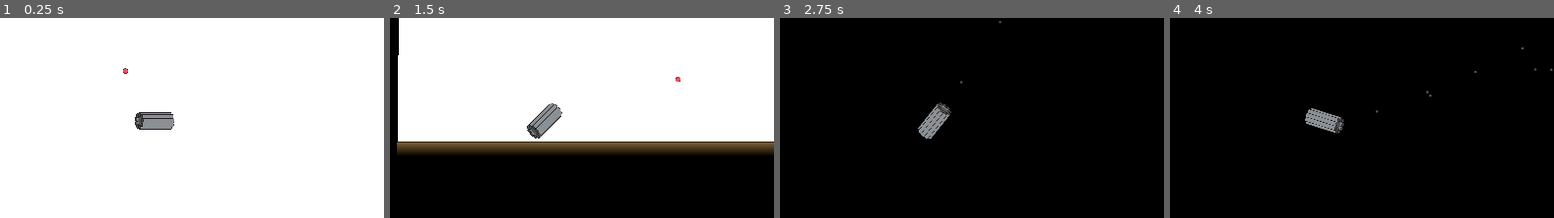
Above: before the commit, frames 1-4 (left to right).
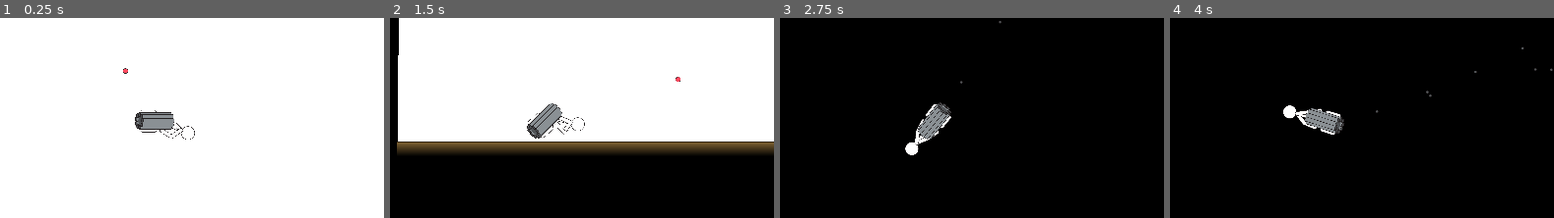
Above: after the commit, the same moments.

Repository: SmallConfusion/The-Gatler
Game: Godot game, scene res://scenes/levels/level_1.tscn
Same seed, same stepped clock (60 frames per second), same inputs: the game is played once before the commit and once after it. The engine's default icon, where the game draws it, is replaced by a stand-in: a white triangle on a blue panel in a dark square.
Inputs (mouse positions are % of the whole screen's width and height, from its top left):
- Up to frame 1 (0.25 s): no input
- Up to frame 2 (1.5 s): move the mouse to (71, 50) at 0.52 s; press the mouse at (71, 50) at 0.53 s; move the mouse to (28, 61) at 1.27 s; release the mouse at (28, 61) at 1.28 s; click (28, 61) at 1.35 s
- Up to frame 3 (2.75 s): move the mouse to (59, 31) at 2.02 s; press the mouse at (59, 31) at 2.03 s
- Up to frame 4 (4 s): move the mouse to (44, 77) at 2.77 s; release the mouse at (44, 77) at 2.78 s; click (44, 77) at 2.85 s; move the mouse to (79, 72) at 3.52 s; press the mouse at (79, 72) at 3.53 s
The pictures show only the part of the screen within x 29-79%, y 29-79%; the shares and areas given below are measured in that part.

The runs differ from the first frame. In frame 1, 0.1% of the frame differs, in the area x 36-51%, y 46-61%; in frame 2, 0.1%; in frame 3, 0.5%, in the area x 32-45%, y 43-69%; in frame 4, 0.5%.

Commit message:
Added skeleton and player

Diff:
--- a/src/project.godot
+++ b/src/project.godot
@@ -25,6 +25,10 @@
 window/stretch/mode="canvas_items"
 window/size/window_height_override.release=0
 window/size/window_width_override.release=0
+
+[editor_plugins]
+
+enabled=PackedStringArray()
 
 [importer_defaults]
 
--- a/src/scenes/objects/player.tscn
+++ b/src/scenes/objects/player.tscn
@@ -1,6 +1,7 @@
-[gd_scene load_steps=13 format=3 uid="uid://dxfytd662m1kl"]
+[gd_scene load_steps=14 format=3 uid="uid://dxfytd662m1kl"]
 
 [ext_resource type="Script" path="res://scripts/objects/player.gd" id="1_6snto"]
+[ext_resource type="PackedScene" uid="uid://c5sjqlc2chtq" path="res://scenes/stickman.tscn" id="2_ycj2h"]
 [ext_resource type="Script" path="res://scripts/components/gun.gd" id="3_exkqj"]
 [ext_resource type="Texture2D" uid="uid://cx4kufotll54o" path="res://sprites/barrel.svg" id="4_mu68i"]
 [ext_resource type="Script" path="res://scripts/components/hitbox.gd" id="5_mnns8"]
@@ -19,7 +20,7 @@
 height = 88.0
 
 [sub_resource type="RectangleShape2D" id="RectangleShape2D_ws7u3"]
-size = Vector2(60, 40)
+size = Vector2(108, 40)
 
 [node name="Player" type="RigidBody2D"]
 rotation = 1.5708
@@ -29,6 +30,28 @@
 linear_damp = 0.5
 angular_damp = 1e+10
 script = ExtResource("1_6snto")
+
+[node name="Skeleton2D" parent="." instance=ExtResource("2_ycj2h")]
+position = Vector2(-67, 0.000242539)
+rotation = -1.5708
+
+[node name="LowerSpineBone2D" parent="Skeleton2D" index="0"]
+position = Vector2(0.000193119, 54)
+
+[node name="LeftArmTarget" parent="Skeleton2D" index="1"]
+position = Vector2(20.0002, 52.9999)
+
+[node name="RightArmTarget" parent="Skeleton2D" index="2"]
+position = Vector2(-19.9998, 53.0001)
+
+[node name="LeftLegTarget" parent="Skeleton2D" index="3"]
+position = Vector2(20.0003, 94.9999)
+
+[node name="RightLegTarget" parent="Skeleton2D" index="4"]
+position = Vector2(-19.9997, 95.0001)
+
+[node name="HeadTarget" parent="Skeleton2D" index="5"]
+position = Vector2(-0.000325441, -91)
 
 [node name="Node2D" type="Node2D" parent="."]
 y_sort_enabled = true
@@ -43,7 +66,7 @@
 
 [node name="Sprite2D2" type="Sprite2D" parent="Node2D"]
 y_sort_enabled = true
-position = Vector2(13.9763, -0.407502)
+position = Vector2(12.9858, 2.61581)
 scale = Vector2(0.3, 0.3)
 texture = ExtResource("4_mu68i")
 script = ExtResource("8_rhdoc")
@@ -51,7 +74,7 @@
 
 [node name="Sprite2D3" type="Sprite2D" parent="Node2D"]
 y_sort_enabled = true
-position = Vector2(11.2303, 4.17972)
+position = Vector2(6.58485, 6.17737)
 scale = Vector2(0.3, 0.3)
 texture = ExtResource("4_mu68i")
 script = ExtResource("8_rhdoc")
@@ -59,7 +82,7 @@
 
 [node name="Sprite2D4" type="Sprite2D" parent="Node2D"]
 y_sort_enabled = true
-position = Vector2(3.22957, 6.8112)
+position = Vector2(-2.89719, 6.84847)
 scale = Vector2(0.3, 0.3)
 texture = ExtResource("4_mu68i")
 script = ExtResource("8_rhdoc")
@@ -67,7 +90,7 @@
 
 [node name="Sprite2D5" type="Sprite2D" parent="Node2D"]
 y_sort_enabled = true
-position = Vector2(-6.28231, 6.25565)
+position = Vector2(-11.0236, 4.3151)
 scale = Vector2(0.3, 0.3)
 texture = ExtResource("4_mu68i")
 script = ExtResource("8_rhdoc")
@@ -75,7 +98,7 @@
 
 [node name="Sprite2D6" type="Sprite2D" parent="Node2D"]
 y_sort_enabled = true
-position = Vector2(-12.8546, 2.77301)
+position = Vector2(-13.9919, -0.23736)
 scale = Vector2(0.3, 0.3)
 texture = ExtResource("4_mu68i")
 script = ExtResource("8_rhdoc")
@@ -83,7 +106,7 @@
 
 [node name="Sprite2D" type="Sprite2D" parent="Node2D"]
 y_sort_enabled = true
-position = Vector2(-13.4121, -2.00715)
+position = Vector2(-10.4133, -4.67876)
 scale = Vector2(0.3, 0.3)
 texture = ExtResource("4_mu68i")
 script = ExtResource("8_rhdoc")
@@ -91,7 +114,7 @@
 
 [node name="Sprite2D7" type="Sprite2D" parent="Node2D"]
 y_sort_enabled = true
-position = Vector2(-7.69394, -5.84815)
+position = Vector2(-1.96217, -6.93091)
 scale = Vector2(0.3, 0.3)
 texture = ExtResource("4_mu68i")
 script = ExtResource("8_rhdoc")
@@ -99,7 +122,7 @@
 
 [node name="Sprite2D8" type="Sprite2D" parent="Node2D"]
 y_sort_enabled = true
-position = Vector2(1.62433, -6.95273)
+position = Vector2(7.4071, -5.94001)
 scale = Vector2(0.3, 0.3)
 texture = ExtResource("4_mu68i")
 script = ExtResource("8_rhdoc")
@@ -107,7 +130,7 @@
 
 [node name="Sprite2D9" type="Sprite2D" parent="Node2D"]
 y_sort_enabled = true
-position = Vector2(10.1826, -4.80405)
+position = Vector2(13.3105, -2.16972)
 scale = Vector2(0.3, 0.3)
 texture = ExtResource("4_mu68i")
 script = ExtResource("8_rhdoc")
@@ -132,6 +155,7 @@
 script = ExtResource("5_mnns8")
 
 [node name="CollisionShape2D2" type="CollisionShape2D" parent="Hitbox"]
+position = Vector2(-24, 0)
 shape = SubResource("RectangleShape2D_ws7u3")
 
 [node name="Health" type="Node" parent="."]
@@ -140,3 +164,5 @@
 
 [node name="Death" type="Node" parent="."]
 script = ExtResource("7_eu0sl")
+
+[editable path="Skeleton2D"]
--- /dev/null
+++ b/src/scenes/stickman.tscn
@@ -0,0 +1,216 @@
+[gd_scene load_steps=11 format=3 uid="uid://c5sjqlc2chtq"]
+
+[ext_resource type="Texture2D" uid="uid://be4af8gpjkbme" path="res://sprites/body_segment_full.svg" id="1_lwkrv"]
+[ext_resource type="Texture2D" uid="uid://dkwplyg4jchd7" path="res://sprites/body_segment_closed.svg" id="2_pby05"]
+[ext_resource type="Texture2D" uid="uid://d3t3ll2qb12ot" path="res://sprites/body_head.svg" id="3_yowgs"]
+[ext_resource type="Texture2D" uid="uid://gkvjds75h6p0" path="res://sprites/body_segment_open.svg" id="4_4gs11"]
+
+[sub_resource type="SkeletonModification2DFABRIK" id="SkeletonModification2DFABRIK_asgvj"]
+target_nodepath = NodePath("HeadTarget")
+fabrik_data_chain_length = 3
+joint_data/0/bone_index = 0
+joint_data/0/bone2d_node = NodePath("LowerSpineBone2D")
+joint_data/1/bone_index = 1
+joint_data/1/bone2d_node = NodePath("LowerSpineBone2D/UpperSpineBone2D")
+joint_data/1/magnet_position = Vector2(0, 0)
+joint_data/2/bone_index = 2
+joint_data/2/bone2d_node = NodePath("LowerSpineBone2D/UpperSpineBone2D/HeadBone2D")
+joint_data/2/magnet_position = Vector2(0, 0)
+joint_data/2/use_target_rotation = false
+
+[sub_resource type="SkeletonModification2DTwoBoneIK" id="SkeletonModification2DTwoBoneIK_odjx4"]
+target_nodepath = NodePath("LeftArmTarget")
+joint_one_bone_idx = 5
+joint_one_bone2d_node = NodePath("LowerSpineBone2D/UpperSpineBone2D/LeftUpperArmBone2D")
+joint_two_bone_idx = 6
+joint_two_bone2d_node = NodePath("LowerSpineBone2D/UpperSpineBone2D/LeftUpperArmBone2D/LeftForearmBone2D")
+
+[sub_resource type="SkeletonModification2DTwoBoneIK" id="SkeletonModification2DTwoBoneIK_vbboy"]
+target_nodepath = NodePath("RightArmTarget")
+flip_bend_direction = true
+joint_one_bone_idx = 3
+joint_one_bone2d_node = NodePath("LowerSpineBone2D/UpperSpineBone2D/RightUpperArmBone2D")
+joint_two_bone_idx = 4
+joint_two_bone2d_node = NodePath("LowerSpineBone2D/UpperSpineBone2D/RightUpperArmBone2D/RightForearmBone2D")
+
+[sub_resource type="SkeletonModification2DTwoBoneIK" id="SkeletonModification2DTwoBoneIK_hp03t"]
+target_nodepath = NodePath("LeftLegTarget")
+joint_one_bone_idx = 7
+joint_one_bone2d_node = NodePath("LowerSpineBone2D/LeftThighBone2D")
+joint_two_bone_idx = 8
+joint_two_bone2d_node = NodePath("LowerSpineBone2D/LeftThighBone2D/LeftLowerLegBone2D")
+
+[sub_resource type="SkeletonModification2DTwoBoneIK" id="SkeletonModification2DTwoBoneIK_gshun"]
+target_nodepath = NodePath("RightLegTarget")
+flip_bend_direction = true
+joint_one_bone_idx = 9
+joint_one_bone2d_node = NodePath("LowerSpineBone2D/RightThighBone2D")
+joint_two_bone_idx = 10
+joint_two_bone2d_node = NodePath("LowerSpineBone2D/RightThighBone2D/RightLowerLegBone2D")
+
+[sub_resource type="SkeletonModificationStack2D" id="SkeletonModificationStack2D_40lrg"]
+enabled = true
+modification_count = 5
+modifications/0 = SubResource("SkeletonModification2DFABRIK_asgvj")
+modifications/1 = SubResource("SkeletonModification2DTwoBoneIK_odjx4")
+modifications/2 = SubResource("SkeletonModification2DTwoBoneIK_vbboy")
+modifications/3 = SubResource("SkeletonModification2DTwoBoneIK_hp03t")
+modifications/4 = SubResource("SkeletonModification2DTwoBoneIK_gshun")
+
+[node name="Skeleton2D" type="Skeleton2D"]
+modification_stack = SubResource("SkeletonModificationStack2D_40lrg")
+
+[node name="LowerSpineBone2D" type="Bone2D" parent="."]
+position = Vector2(0, 65)
+scale = Vector2(0.3, 0.3)
+rest = Transform2D(0.3, 0, 0, 0.3, 0, 65)
+editor_settings/show_bone_gizmo = false
+metadata/_local_pose_override_enabled_ = true
+
+[node name="LowerSpine" type="Sprite2D" parent="LowerSpineBone2D"]
+texture = ExtResource("1_lwkrv")
+offset = Vector2(0, -43)
+
+[node name="UpperSpineBone2D" type="Bone2D" parent="LowerSpineBone2D"]
+position = Vector2(0, -86.6667)
+rotation = -3.14159
+rest = Transform2D(-1, -4.44253e-06, 4.44253e-06, -1, 0, -86.6667)
+editor_settings/show_bone_gizmo = false
+metadata/_local_pose_override_enabled_ = true
+
+[node name="UpperSpine" type="Sprite2D" parent="LowerSpineBone2D/UpperSpineBone2D"]
+texture = ExtResource("4_4gs11")
+offset = Vector2(0, 43)
+
+[node name="HeadBone2D" type="Bone2D" parent="LowerSpineBone2D/UpperSpineBone2D"]
+position = Vector2(1.35896e-05, 90)
+rotation = 3.14159
+rest = Transform2D(-1, 2.53518e-06, -2.53518e-06, -1, 1.35896e-05, 90)
+auto_calculate_length_and_angle = false
+length = 80.0
+bone_angle = -90.0
+editor_settings/show_bone_gizmo = false
+metadata/_local_pose_override_enabled_ = true
+
+[node name="Head" type="Sprite2D" parent="LowerSpineBone2D/UpperSpineBone2D/HeadBone2D"]
+texture = ExtResource("3_yowgs")
+offset = Vector2(0, -40)
+
+[node name="RightUpperArmBone2D" type="Bone2D" parent="LowerSpineBone2D/UpperSpineBone2D"]
+position = Vector2(-0.256619, 76.1606)
+rotation = -2.35619
+scale = Vector2(1, 1)
+rest = Transform2D(-0.707104, -0.707109, 0.707109, -0.707104, -0.256619, 76.1606)
+editor_settings/show_bone_gizmo = false
+metadata/_local_pose_override_enabled_ = true
+
+[node name="RightUpperArm" type="Sprite2D" parent="LowerSpineBone2D/UpperSpineBone2D/RightUpperArmBone2D"]
+texture = ExtResource("1_lwkrv")
+offset = Vector2(0, 43)
+
+[node name="RightForearmBone2D" type="Bone2D" parent="LowerSpineBone2D/UpperSpineBone2D/RightUpperArmBone2D"]
+position = Vector2(-0.538844, 84.6767)
+rotation = 3.14159
+rest = Transform2D(-1, 4.44253e-06, -4.44253e-06, -1, -0.392101, 89.1747)
+auto_calculate_length_and_angle = false
+length = 90.0
+bone_angle = -90.0
+editor_settings/show_bone_gizmo = false
+metadata/_local_pose_override_enabled_ = true
+
+[node name="RightForearm" type="Sprite2D" parent="LowerSpineBone2D/UpperSpineBone2D/RightUpperArmBone2D/RightForearmBone2D"]
+texture = ExtResource("2_pby05")
+offset = Vector2(0, -43)
+
+[node name="LeftUpperArmBone2D" type="Bone2D" parent="LowerSpineBone2D/UpperSpineBone2D"]
+position = Vector2(-0.256619, 76.1606)
+rotation = 2.35619
+scale = Vector2(1, 1)
+rest = Transform2D(-0.707104, 0.70711, -0.70711, -0.707104, -0.256619, 76.1606)
+editor_settings/show_bone_gizmo = false
+metadata/_local_pose_override_enabled_ = true
+
+[node name="LeftUpperArm" type="Sprite2D" parent="LowerSpineBone2D/UpperSpineBone2D/LeftUpperArmBone2D"]
+texture = ExtResource("1_lwkrv")
+offset = Vector2(0, 43)
+
+[node name="LeftForearmBone2D" type="Bone2D" parent="LowerSpineBone2D/UpperSpineBone2D/LeftUpperArmBone2D"]
+position = Vector2(0.392128, 84.4607)
+rotation = 3.14159
+rest = Transform2D(-1, 2.53518e-06, -2.53518e-06, -1, 0.392128, 84.4607)
+auto_calculate_length_and_angle = false
+length = 90.0
+bone_angle = 270.0
+editor_settings/show_bone_gizmo = false
+metadata/_local_pose_override_enabled_ = true
+
+[node name="LeftForearm" type="Sprite2D" parent="LowerSpineBone2D/UpperSpineBone2D/LeftUpperArmBone2D/LeftForearmBone2D"]
+texture = ExtResource("2_pby05")
+offset = Vector2(0, -43)
+
+[node name="LeftThighBone2D" type="Bone2D" parent="LowerSpineBone2D"]
+position = Vector2(0.256631, -6.16057)
+rotation = -0.785398
+scale = Vector2(1, 1)
+rest = Transform2D(0.707107, -0.707107, 0.707107, 0.707107, 0.256631, -6.16057)
+editor_settings/show_bone_gizmo = false
+metadata/_local_pose_override_enabled_ = true
+
+[node name="LeftThigh" type="Sprite2D" parent="LowerSpineBone2D/LeftThighBone2D"]
+texture = ExtResource("1_lwkrv")
+offset = Vector2(0, 43)
+
+[node name="LeftLowerLegBone2D" type="Bone2D" parent="LowerSpineBone2D/LeftThighBone2D"]
+position = Vector2(0.357849, 84.4949)
+rotation = 3.14159
+rest = Transform2D(-1, 2.53518e-06, -2.53518e-06, -1, 0.357849, 84.4949)
+auto_calculate_length_and_angle = false
+length = 90.0
+bone_angle = 270.0
+editor_settings/show_bone_gizmo = false
+metadata/_local_pose_override_enabled_ = true
+
+[node name="LeftLowerLeg" type="Sprite2D" parent="LowerSpineBone2D/LeftThighBone2D/LeftLowerLegBone2D"]
+texture = ExtResource("2_pby05")
+offset = Vector2(0, -43)
+
+[node name="RightThighBone2D" type="Bone2D" parent="LowerSpineBone2D"]
+position = Vector2(0.256631, -6.16057)
+rotation = 0.785398
+scale = Vector2(1, 1)
+rest = Transform2D(0.707107, 0.707107, -0.707107, 0.707107, 0.256631, -6.16057)
+editor_settings/show_bone_gizmo = false
+metadata/_local_pose_override_enabled_ = true
+
+[node name="RightThigh" type="Sprite2D" parent="LowerSpineBone2D/RightThighBone2D"]
+texture = ExtResource("1_lwkrv")
+offset = Vector2(0, 43)
+
+[node name="RightLowerLegBone2D" type="Bone2D" parent="LowerSpineBone2D/RightThighBone2D"]
+position = Vector2(0, 84.676)
+rotation = -3.14159
+rest = Transform2D(-1, -2.53518e-06, 2.53518e-06, -1, -0.357834, 89.209)
+auto_calculate_length_and_angle = false
+length = 90.0
+bone_angle = -90.0
+editor_settings/show_bone_gizmo = false
+metadata/_local_pose_override_enabled_ = true
+
+[node name="RightLowerLeg" type="Sprite2D" parent="LowerSpineBone2D/RightThighBone2D/RightLowerLegBone2D"]
+texture = ExtResource("2_pby05")
+offset = Vector2(0, -43)
+
+[node name="LeftArmTarget" type="Node2D" parent="."]
+position = Vector2(20, 54)
+
+[node name="RightArmTarget" type="Node2D" parent="."]
+position = Vector2(-33, 53)
+
+[node name="LeftLegTarget" type="Node2D" parent="."]
+position = Vector2(17, 107)
+
+[node name="RightLegTarget" type="Node2D" parent="."]
+position = Vector2(-17, 110)
+
+[node name="HeadTarget" type="Node2D" parent="."]
+position = Vector2(0, -18)
--- a/src/scripts/components/health.gd
+++ b/src/scripts/components/health.gd
@@ -3,8 +3,8 @@
 
 @export var health := 1.0
 
-func damage(damage : float):
-	health -= damage
+func damage(d : float):
+	health -= d
 
 	if health <= 0:
 		for sibling in get_parent().get_children():
--- a/src/scripts/components/hitbox.gd
+++ b/src/scripts/components/hitbox.gd
@@ -2,7 +2,14 @@
 class_name Hitbox
 
 
+@export var root_node : Node
+
+func _ready():
+	if not root_node:
+		root_node = get_parent()
+
+
 func hit(damage : float):
-	for sibling in get_parent().get_children():
+	for sibling in root_node.get_children():
 		if sibling is Health:
 			sibling.damage(damage)
--- a/src/scripts/objects/player.gd
+++ b/src/scripts/objects/player.gd
@@ -2,6 +2,9 @@
 
 const SPEED := 1600.0
 const ROTATION_CHANGE_FORCE := 8.
+
+
+
 
 func _physics_process(delta):
 	var pointing_direction := (get_global_mouse_position() - global_position)
@@ -21,3 +24,5 @@
 		$Gun.fire_cooldown()
 
 	apply_central_force(force)
+
+	$Skeleton2D/HeadTarget.global_position = lerp($Skeleton2D/HeadTarget.global_position, global_position + Vector2(100, 0).rotated((-pointing_direction).angle()), delta * 20)
--- /dev/null
+++ b/src/sprites/body_head.svg
@@ -0,0 +1 @@
+<?xml version="1.0" encoding="UTF-8"?><svg id="b" xmlns="http://www.w3.org/2000/svg" width="33" height="33" viewBox="0 0 33 33"><g id="c"><circle cx="16.5" cy="16.5" r="16" style="fill:#fff; stroke:#231f20; stroke-linecap:round; stroke-miterlimit:10;"/></g></svg>
--- /dev/null
+++ b/src/sprites/body_segment_closed.svg
@@ -0,0 +1 @@
+<?xml version="1.0" encoding="UTF-8"?><svg id="b" xmlns="http://www.w3.org/2000/svg" width="10" height="37" viewBox="0 0 10 37"><g id="c"><rect x="1" y="5" width="8" height="28" style="fill:#fff; stroke-width:0px;"/><path d="m9,33s0,4-4,4-4-4-4-4" style="fill:#fff; stroke-width:0px;"/><path d="m.5,5s0-4.5,4.5-4.5,4.5,4.5,4.5,4.5" style="fill:#fff; stroke:#231f20; stroke-miterlimit:10;"/><path d="m5,1C2.79,1,1,2.79,1,5h8c0-2.21-1.79-4-4-4Z" style="fill:none; stroke-width:0px;"/><rect x="1" y="5" width="8" height="28" style="fill:none; stroke-width:0px;"/><line x1="9.5" y1="33" x2="9.5" y2="5" style="fill:none; stroke:#231f20; stroke-miterlimit:10;"/><line x1=".5" y1="5" x2=".5" y2="33" style="fill:none; stroke:#231f20; stroke-miterlimit:10;"/><path d="m5,37c2.21,0,4-1.79,4-4H1c0,2.21,1.79,4,4,4Z" style="fill:none; stroke-width:0px;"/></g></svg>
--- /dev/null
+++ b/src/sprites/body_segment_full.svg
@@ -0,0 +1 @@
+<?xml version="1.0" encoding="UTF-8"?><svg id="b" xmlns="http://www.w3.org/2000/svg" width="10" height="38" viewBox="0 0 10 38"><g id="c"><rect x="1" y="5" width="8" height="28" style="fill:#fff; stroke-width:0px;"/><path d="m9,33s0,4-4,4-4-4-4-4" style="fill:#fff; stroke-width:0px;"/><path d="m9.5,33s0,4.5-4.5,4.5-4.5-4.5-4.5-4.5" style="fill:#fff; stroke:#231f20; stroke-miterlimit:10;"/><path d="m.5,5s0-4.5,4.5-4.5,4.5,4.5,4.5,4.5" style="fill:#fff; stroke:#231f20; stroke-miterlimit:10;"/><path d="m5,1C2.79,1,1,2.79,1,5h8c0-2.21-1.79-4-4-4Z" style="fill:none; stroke-width:0px;"/><rect x="1" y="5" width="8" height="28" style="fill:none; stroke-width:0px;"/><line x1="9.5" y1="33" x2="9.5" y2="5" style="fill:none; stroke:#231f20; stroke-miterlimit:10;"/><line x1=".5" y1="5" x2=".5" y2="33" style="fill:none; stroke:#231f20; stroke-miterlimit:10;"/><path d="m5,37c2.21,0,4-1.79,4-4H1c0,2.21,1.79,4,4,4Z" style="fill:none; stroke-width:0px;"/></g></svg>
--- /dev/null
+++ b/src/sprites/body_segment_open.svg
@@ -0,0 +1 @@
+<?xml version="1.0" encoding="UTF-8"?><svg id="b" xmlns="http://www.w3.org/2000/svg" width="10" height="36" viewBox="0 0 10 36"><g id="c"><rect x="1" y="4" width="8" height="28" style="fill:#fff; stroke-width:0px;"/><line x1="9.5" y1="4" x2="9.5" y2="32" style="fill:#fff; stroke:#231f20; stroke-miterlimit:10;"/><line x1=".5" y1="4" x2=".5" y2="32" style="fill:#fff; stroke:#231f20; stroke-miterlimit:10;"/><path d="m5,0C2.79,0,1,1.79,1,4h8C9,1.79,7.21,0,5,0Z" style="fill:#fff; stroke-width:0px;"/><path d="m5,36c2.21,0,4-1.79,4-4H1c0,2.21,1.79,4,4,4Z" style="fill:#fff; stroke-width:0px;"/></g></svg>
Not shown, added: src/sprites/body_head.svg.import
Not shown, added: src/sprites/body_segment_closed.svg.import
Not shown, added: src/sprites/body_segment_full.svg.import
Not shown, added: src/sprites/body_segment_open.svg.import
Not shown, changed: sprites.ai
